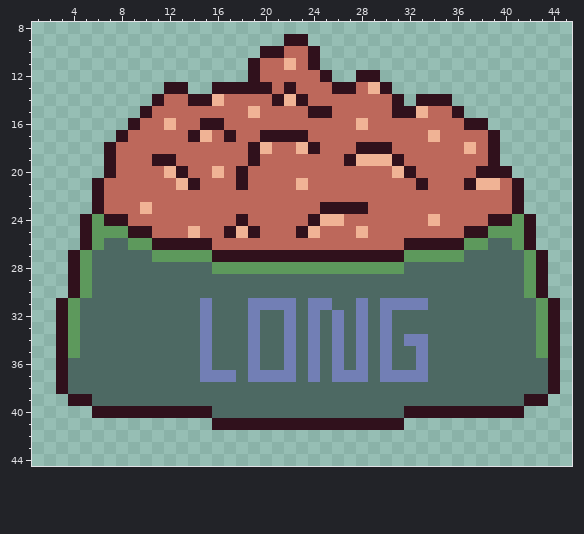
File history of a pixel-art sprite, Cosmo-Truckers/Assets/Checked Out/Cole/Art/MG_Art/0. PM_Art/1. LDG/1. Base/4. Head Rush/PM_LDG_KibbleBowl.png. That is the earlier state.
The file is 48x48 pixels. Shown: x 1..45, y 8..44.
And afterwards:
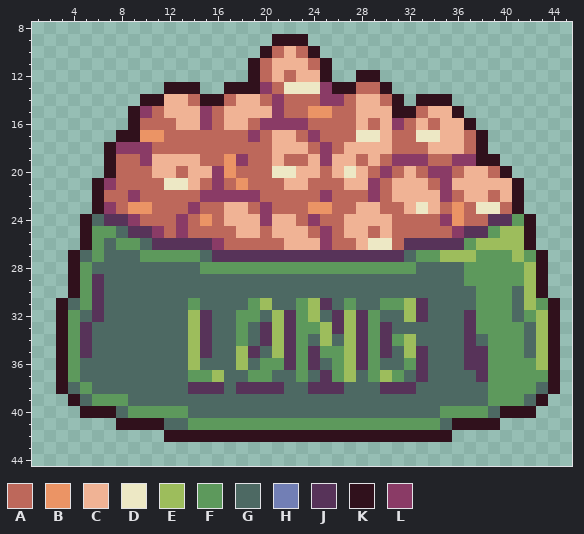
Palette (. is transparent): A #bd685b  B #eb9465  C #f0b395  D #ede8c5  E #9dbd5c  F #5d995c  G #4d6963  H #727fb5  J #573359  K #30111c  L #8a3b66
Message: Alex LDG art import
Edits made:
y 9: x 21 . -> K
y 10: x 21..22 KA -> AC
y 11: x 21 A -> C; x 23..25 AK. -> CAK
y 12: x 21 A -> C; x 23..24 AA -> CC
y 13: x 14 . -> K; x 16 K -> .; x 20 K -> L; x 22..25 KAAA -> DDDL; x 29 C -> A
y 14: x 10 . -> K; x 12..14 AAK -> CCA; x 16 C -> K; x 18..19 AA -> CC; x 21..23 KCK -> LAA; x 25..26 AA -> LL; x 28..29 AA -> CC
y 15: x 9..10 .K -> KL; x 12..15 AAAA -> CCCL; x 17..18 AA -> CC; x 20..21 AA -> CL; x 24..25 KK -> BB; x 28..30 AAA -> CCC; x 33..35 CAA -> ACC
y 16: x 12..18 CAAKKAA -> ACCLACC; x 20..23 AAAA -> LLLL; x 30..31 AA -> CL; x 33 A -> C; x 35..36 AA -> CC; x 38 K -> .
y 17: x 9..11 AAA -> KBB; x 14..15 KC -> AA; x 17 K -> A; x 19..24 AKKKKA -> LACCAL; x 28..30 AAA -> DDC; x 33..36 ACAA -> DDCC; x 38..39 AK -> K.
y 18: x 8..10 AAA -> LLL; x 19..22 KCAA -> AACC; x 24..25 KA -> AL; x 27..30 AKKK -> CCCC; x 34..39 AAACAK -> CCCAK.
y 19: x 10..14 AKKAA -> LCCCC; x 17..19 AAK -> BLA; x 21 A -> C; x 24..28 AAAKC -> CLCCA; x 30..33 CKAA -> ALLL; x 36..38 AAA -> LLK
y 20: x 11 A -> C; x 13..18 KAACAK -> ACCLBA; x 21..24 AAAA -> DDCC; x 26..28 AAA -> CDC; x 30..32 ACK -> LAC; x 34..35 AA -> LL; x 37..39 AKK -> CCA
y 21: x 7 A -> L; x 12..14 ACK -> DDC; x 16 A -> L; x 18 K -> B; x 22 A -> C; x 27..29 AAA -> CCL; x 31..33 AAK -> CCC; x 35..37 AAK -> LCC; x 40 A -> C
y 22: x 9 A -> L; x 15..19 AAAAA -> LLLLL; x 25 A -> L; x 29 A -> L; x 31..35 AAAAA -> CCCCL; x 37..38 AA -> CC; x 40 A -> C
y 23: x 7 A -> L; x 9..10 AC -> BB; x 14 A -> L; x 17..18 AA -> CC; x 20 A -> L; x 24..29 AKKKKA -> BBAACC; x 32..34 AAA -> CDC; x 36 A -> B; x 38..39 AA -> DD
y 24: x 6..9 FKKA -> GJJL; x 13 A -> L; x 15 A -> B; x 17..22 AKAAAA -> CCCLCC; x 24..30 KCCAAAA -> LAACCCC; x 34..36 CAA -> ALB; x 39..40 KK -> JJ
y 25: x 8..11 FKKA -> GJJL; x 13..14 AC -> LA; x 17 K -> A; x 19 K -> C; x 21..25 AAKCA -> CCCAL; x 27 A -> C; x 30 A -> C; x 36..38 AKK -> LJJ; x 40..41 FF -> EE
y 26: x 8 G -> F; x 10..16 FKKKKKA -> GJJJJJL; x 22..25 AAAA -> CCCL; x 28..30 AAA -> CDD; x 32..36 KKKKK -> JJJJJ; x 38..41 FGGF -> EEEE
y 27: x 5..6 FG -> GF; x 10 G -> F; x 15..32 FKKKKKKKKKKKKKKKKF -> GJJJJJJJJJJJJJJJJG; x 35..41 FFGGGGG -> EEEFFFE
y 28: x 15 G -> F; x 32 G -> F; x 37..42 GGGGGF -> FFFFFE
y 29: x 6 G -> J; x 37..42 GGGGGF -> FFFFFE
y 30: x 6 G -> J; x 38..40 GGG -> FFF; x 42 F -> E
y 31: x 4..6 FGG -> GFJ; x 14..15 GH -> FG; x 19..25 HHHHGHH -> FEGGFEJ; x 27..28 GH -> FG; x 30..33 HHHH -> FFEJ; x 38..40 GGG -> FFF; x 42 G -> E
y 32: x 6 G -> J; x 14..15 GH -> EJ; x 18..19 GH -> FF; x 21..24 GHGH -> EJFE; x 26..30 HGHGH -> JEJFG; x 32..33 GG -> EJ; x 37..40 GGGG -> JFFF; x 42..43 GF -> FE
y 33: x 5 G -> J; x 14..15 GH -> EJ; x 18..30 GHGGHGHGHGHGH -> FGJEJFFEJEJFJ; x 37..41 GGGGG -> JFFFF; x 43 F -> E
y 34: x 5 G -> J; x 14..15 GH -> EJ; x 18..33 GHGGHGHGHGHGHGHH -> FGJEJFGEGEJFJFEG; x 37 G -> J; x 39..41 GGG -> FFF; x 43 F -> E
y 35: x 5 G -> J; x 14..15 GH -> EJ; x 18..19 GH -> EJ; x 21..30 GHGHGHGHGH -> EJFJFFEJFJ; x 32..33 GH -> EJ; x 37..41 GGGGG -> JJFFF; x 43 F -> E
y 36: x 4 G -> F; x 14..15 GH -> EG; x 18..24 GHGGHGH -> EGFFJFJ; x 26..30 HGHGH -> FEJFG; x 32..33 GH -> FJ; x 37..43 GGGGGGG -> JJFFFFE
y 37: x 4 G -> F; x 14..17 GHHH -> FFEG; x 19..33 HHHHGHGHHHGHHHH -> FFGGFGJFEGFEFGJ; x 38..43 GGGGGG -> JFFFFF
y 38: x 5 G -> F; x 14..16 GGG -> JJJ; x 18..21 GGGG -> JJJJ; x 24..26 GGG -> JJJ; x 30..32 GGG -> JJJ; x 39..42 GGGG -> FFFF
y 39: x 5..8 KGGG -> GFFF; x 39..42 GGGK -> FFFG
y 40: x 5 . -> K; x 8..15 KKKKKKKK -> GFFFFFGG; x 32..39 KKKKKKKK -> GGGFFFFG; x 42 . -> K
y 41: x 8..39 ........KKKKKKKKKKKKKKKK........ -> KKKKGGFFFFFFFFFFFFFFFFFFFFFGKKKK
y 42: x 12..35 ........................ -> KKKKKKKKKKKKKKKKKKKKKKKK
Changed places in both pictures, as pixel boxes (x1, y1, x2, y2):
changed: (68, 34, 548, 442)
